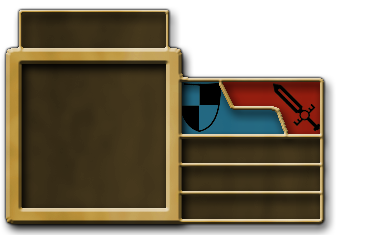
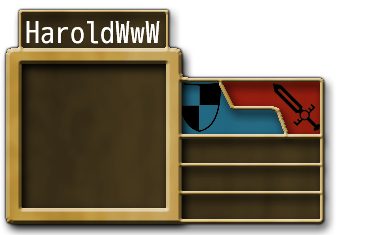
Comparing the layer stacks of the two 375 × 235 images. Changes:
added layer "HaroldWwWw copy" above "HaroldWwWw" over [26, 21, 160, 44]
showed "HaroldWwWw" over [26, 21, 160, 44]
added layer "Layer 5 copy" above "Layer 5" over [26, 21, 160, 44]
